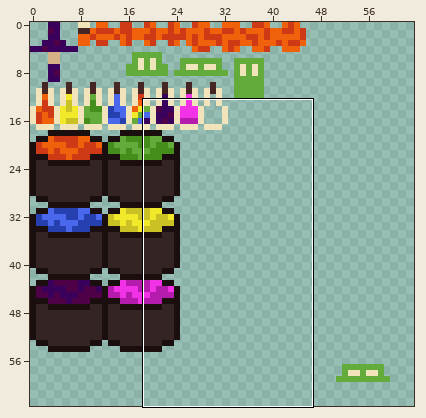
A pixel-art sprite gets an edit: big-sheet.png. The picture above shows the old version from afar; the outline marks the close-up.
Close-up. The starting point:
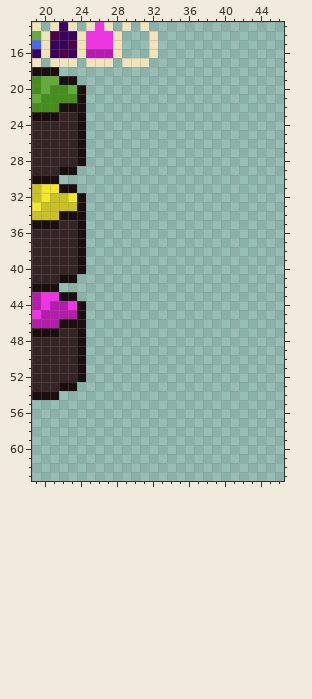
The file is 64x64 pixels. Shown: x 19..46, y 13..63.
The result:
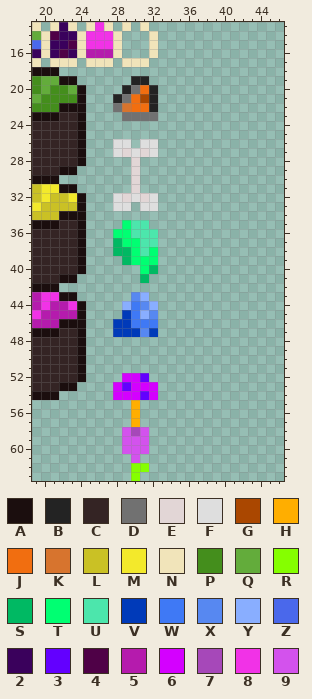
Palette (. is transparent): A #1b0e0e  B #232323  C #342424  D #717171  E #e2d6d6  F #dedede  G #aa4700  H #ffae00  J #f16e10  K #d7742e  L #cac125  M #f3e92b  N #f1e4ba  P #448e1c  Q #63ac3b  R #85ff00  S #00b963  T #00ff72  U #4ce6ac  V #003ab9  W #3f79f5  X #5788f1  Y #89aeff  Z #4a68eb  2 #3a015c  3 #6300ff  4 #4f0147  5 #b51bad  6 #d400ff  7 #a648b9  8 #f132e7  9 #d352ed
Edits made:
{"y":19,"x":30,"old":"..","new":"BB"}
{"y":20,"x":29,"old":"....","new":"BDJB"}
{"y":21,"x":28,"old":".....","new":"BDJGB"}
{"y":22,"x":28,"old":".....","new":"DKJJB"}
{"y":23,"x":29,"old":"....","new":"DDDD"}
{"y":26,"x":28,"old":"..","new":"FF"}
{"y":26,"x":31,"old":"..","new":"FF"}
{"y":27,"x":28,"old":".....","new":"FEFEF"}
{"y":28,"x":30,"old":".","new":"E"}
{"y":29,"x":30,"old":".","new":"E"}
{"y":30,"x":30,"old":".","new":"E"}
{"y":31,"x":30,"old":".","new":"E"}
{"y":32,"x":28,"old":".....","new":"FEFEF"}
{"y":33,"x":28,"old":"..","new":"FF"}
{"y":33,"x":31,"old":"..","new":"FF"}
{"y":35,"x":29,"old":"...","new":"TUU"}
{"y":36,"x":28,"old":".....","new":"TTUUU"}
{"y":37,"x":28,"old":".....","new":"STTUU"}
{"y":38,"x":28,"old":".....","new":"SSTUT"}
{"y":39,"x":29,"old":"....","new":"STTT"}
{"y":40,"x":31,"old":"..","new":"TS"}
{"y":41,"x":31,"old":".","new":"S"}
{"y":43,"x":30,"old":"..","new":"XY"}
{"y":44,"x":29,"old":"....","new":"YWXY"}
{"y":45,"x":29,"old":"....","new":"VWYX"}
{"y":46,"x":28,"old":".....","new":"VVWWW"}
{"y":47,"x":28,"old":".....","new":"VVVXV"}
{"y":52,"x":29,"old":"...","new":"663"}
{"y":53,"x":28,"old":".....","new":"63666"}
{"y":54,"x":28,"old":".....","new":"66636"}
{"y":55,"x":30,"old":".","new":"H"}
{"y":56,"x":30,"old":".","new":"H"}
{"y":57,"x":30,"old":".","new":"H"}
{"y":58,"x":29,"old":"...","new":"979"}
{"y":59,"x":29,"old":"...","new":"999"}
{"y":60,"x":29,"old":"...","new":"999"}
{"y":61,"x":30,"old":".","new":"9"}
{"y":62,"x":30,"old":"..","new":"RR"}
{"y":63,"x":30,"old":".","new":"R"}
{"label":"added","picture_box":[113,76,158,337]}
{"label":"added","picture_box":[113,373,158,481]}
